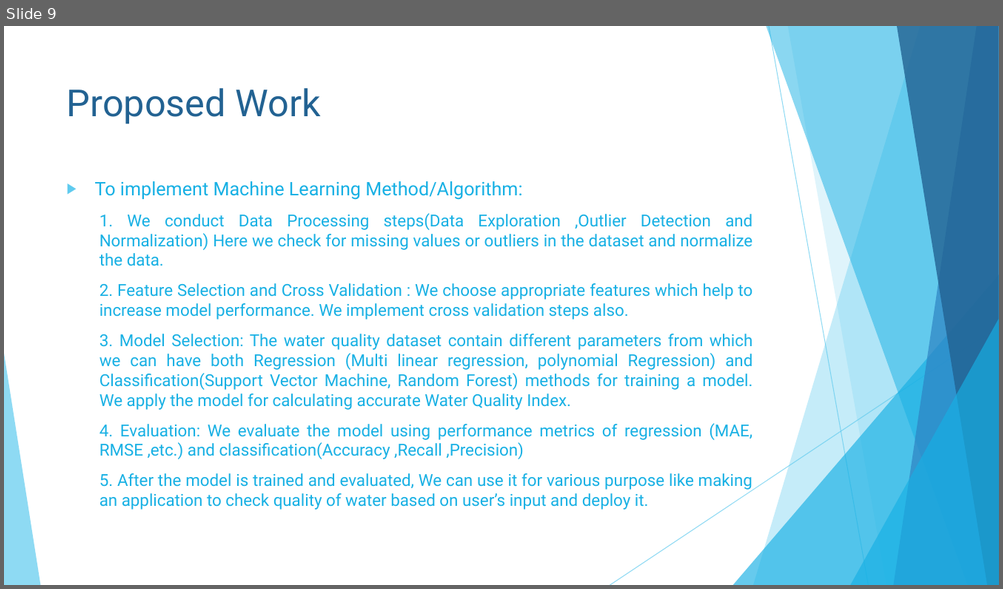
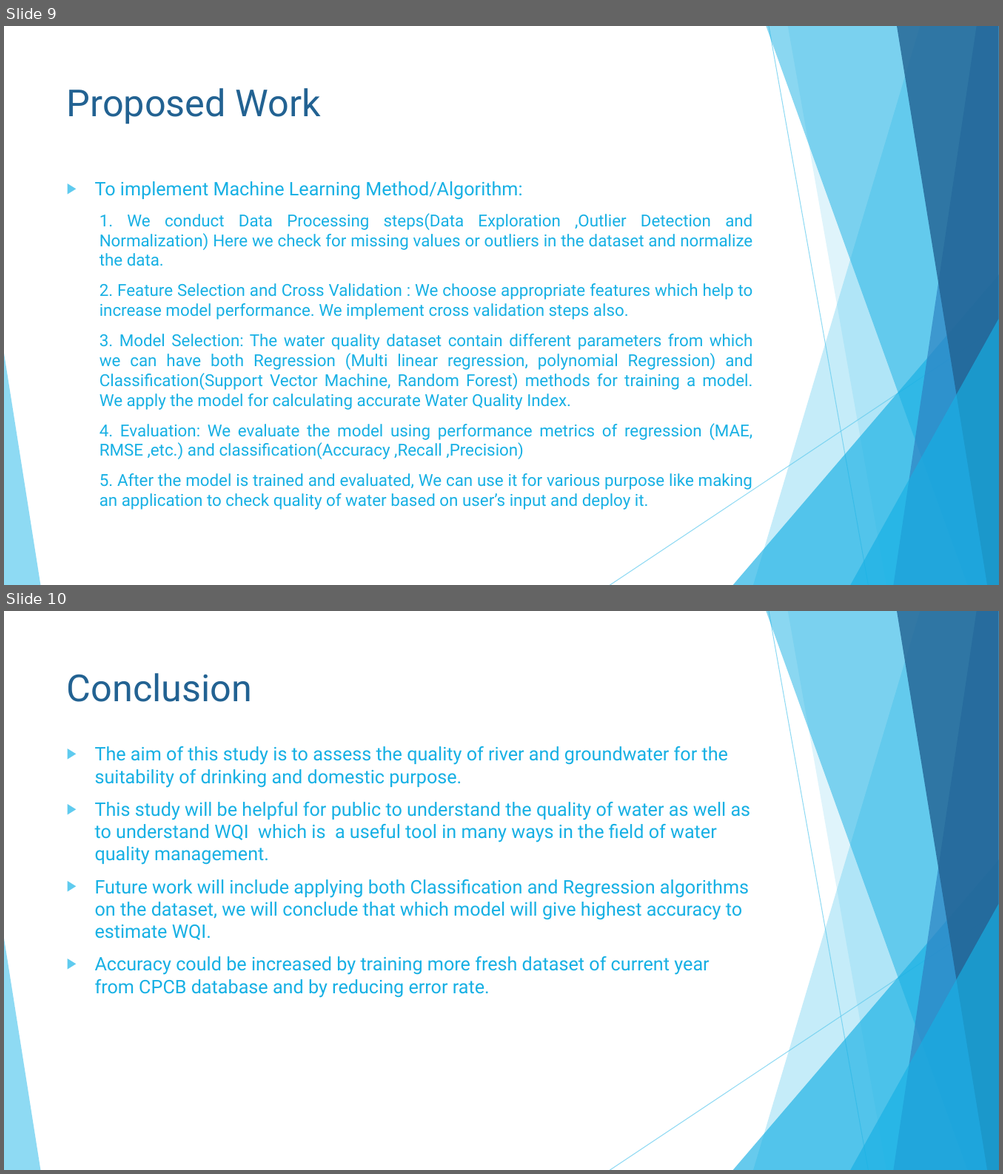
Before and after one commit to TheNobody-12/Data-Minining-Project-2022, a slide deck: Water Quality Prediction.pptx. Shown one above the other, each under a label of ours: slide 9 before the commit, slides 9 and 10 after it. The pictures are 1003x589 and 1003x1174 pixels, drawn with LibreOffice and Linux fonts; fonts in the diff are those of the drawing. Boxes give left, top, right and bottom in pixels: in the first picture for what was removed or moved away, otherwise in the second. Text is boxed around its words. In the diff, an @@ line names an element or a change of style, - is before the commit and + after.

```diff
--- a/Water Quality Prediction.pptx
+++ b/Water Quality Prediction.pptx
@@ slide 10 added at (4, 611, 999, 1170), background #FFFFFF; not listed: 10 template elements that a slide beside it also shows @@
@@ title added at (67, 673, 252, 702), 36 pt, text #226292 @@
+Conclusion
@@ text added at (95, 746, 751, 998), 18 pt, text #17B0E4 @@
+▶ The aim of this study is to assess the quality of river and groundwater for the suitability of drinking and domestic purpose.
+▶ This study will be helpful for public to understand the quality of water as well as to understand WQI which is a useful tool in many ways in the field of water quality management.
+▶ Future work will include applying both Classification and Regression algorithms on the dataset, we will conclude that which model will give highest accuracy to estimate WQI.
+▶ Accuracy could be increased by training more fresh dataset of current year from CPCB database and by reducing error rate.
```
Also in this commit, not shown: 1 other slide added, 3 other files.
